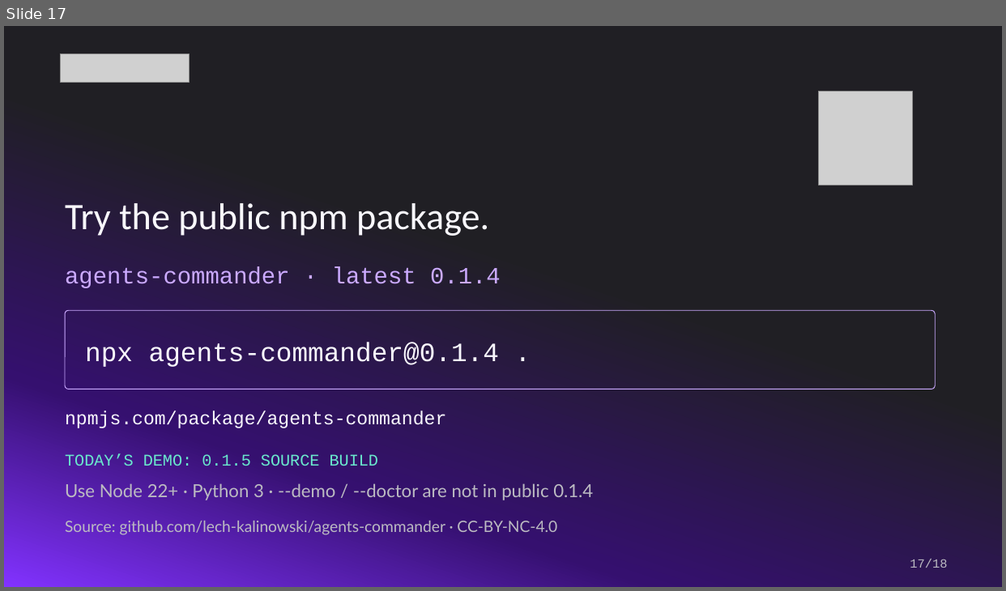
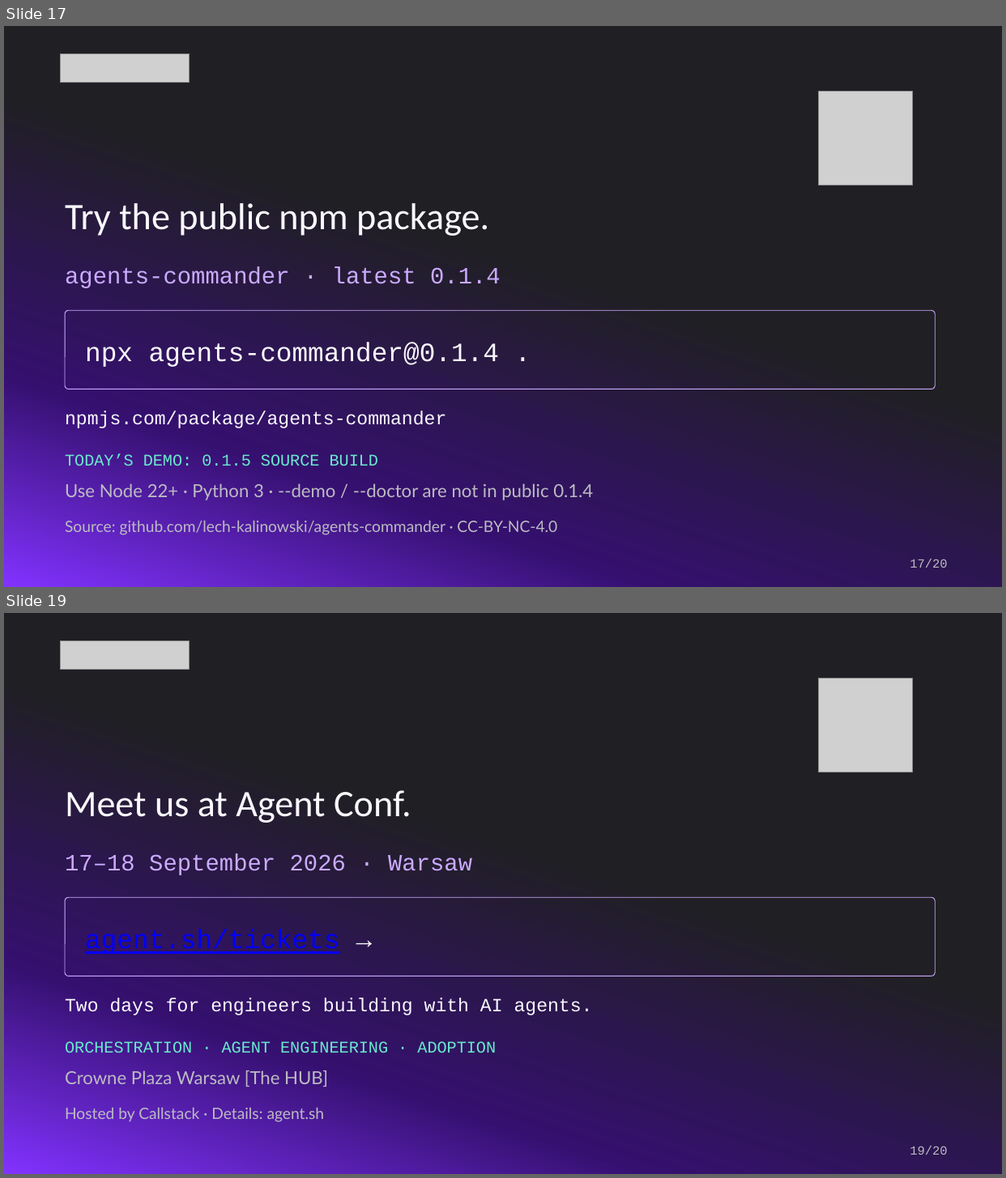
Before and after one commit to lech-kalinowski/agents-commander, a slide deck: presentation/Agents_Commander_Protocol.pptx. Shown one above the other, each under a label of ours: slide 17 before the commit, slides 17 and 19 after it; the slides between them are not shown. The pictures are 1006x591 and 1006x1178 pixels, drawn with LibreOffice and Linux fonts; fonts in the diff are those of the drawing; grey boxes stand for pictures. Boxes give left, top, right and bottom in pixels: in the first picture for what was removed or moved away, otherwise in the second. Text is boxed around its words. In the diff, an @@ line names an element or a change of style, - is before the commit and + after.

Commit message:
docs: add protocol adapter roadmap and Agent Conf slides

```diff
--- a/presentation/Agents_Commander_Protocol.pptx
+++ b/presentation/Agents_Commander_Protocol.pptx
@@ slide 19 added at box(4, 613, 1002, 1174), background gradient #201F24 to #35106F to #8232FF @@
@@ picture added at box(61, 641, 189, 670) @@
@@ picture added at box(819, 679, 913, 773) @@
@@ text added at box(65, 790, 411, 823), 36 pt, text #F9F8FD @@
+Meet us at Agent Conf.
@@ text added at box(65, 854, 472, 875), 22.5 pt, text #CBAAFF @@
+17–18 September 2026 · Warsaw
@@ rounded rectangle added at box(65, 897, 935, 976), outline #CBAAFF 0.75 pt @@
@@ text added at box(85, 929, 339, 954), 25.5 pt, text #0000FF, underline @@
+agent.sh/tickets →
@@ text added at box(65, 998, 593, 1016), 18 pt, text #F9F8FD @@
+Two days for engineers building with AI agents.
@@ text added at box(65, 1041, 496, 1053), 15.8 pt, text #6AE8CD @@
+ORCHESTRATION · AGENT ENGINEERING · ADOPTION
@@ text added at box(65, 1071, 328, 1087), 17.2 pt, text #BCBBC2 @@
+Crowne Plaza Warsaw [The HUB]
@@ text added at box(65, 1108, 325, 1122), 15 pt, text #BCBBC2 @@
+Hosted by Callstack · Details: agent.sh
@@ text added at box(910, 1146, 947, 1155), 12 pt, text #BCBBC2 @@
+19/20
@@ slide 17 changed as well @@
@@ text at box(910, 559, 947, 568): text changed @@
-17/18
+17/20
```
Also in this commit, not shown: 17 other slides changed, 1 other slide added, 1 other file.
